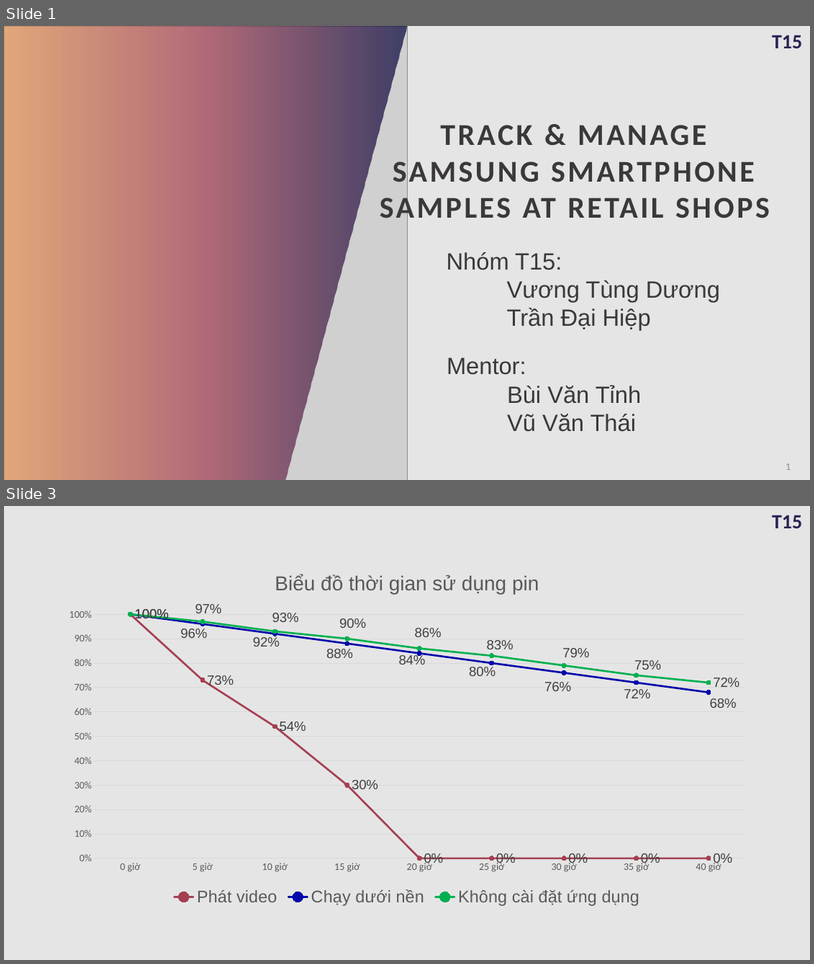
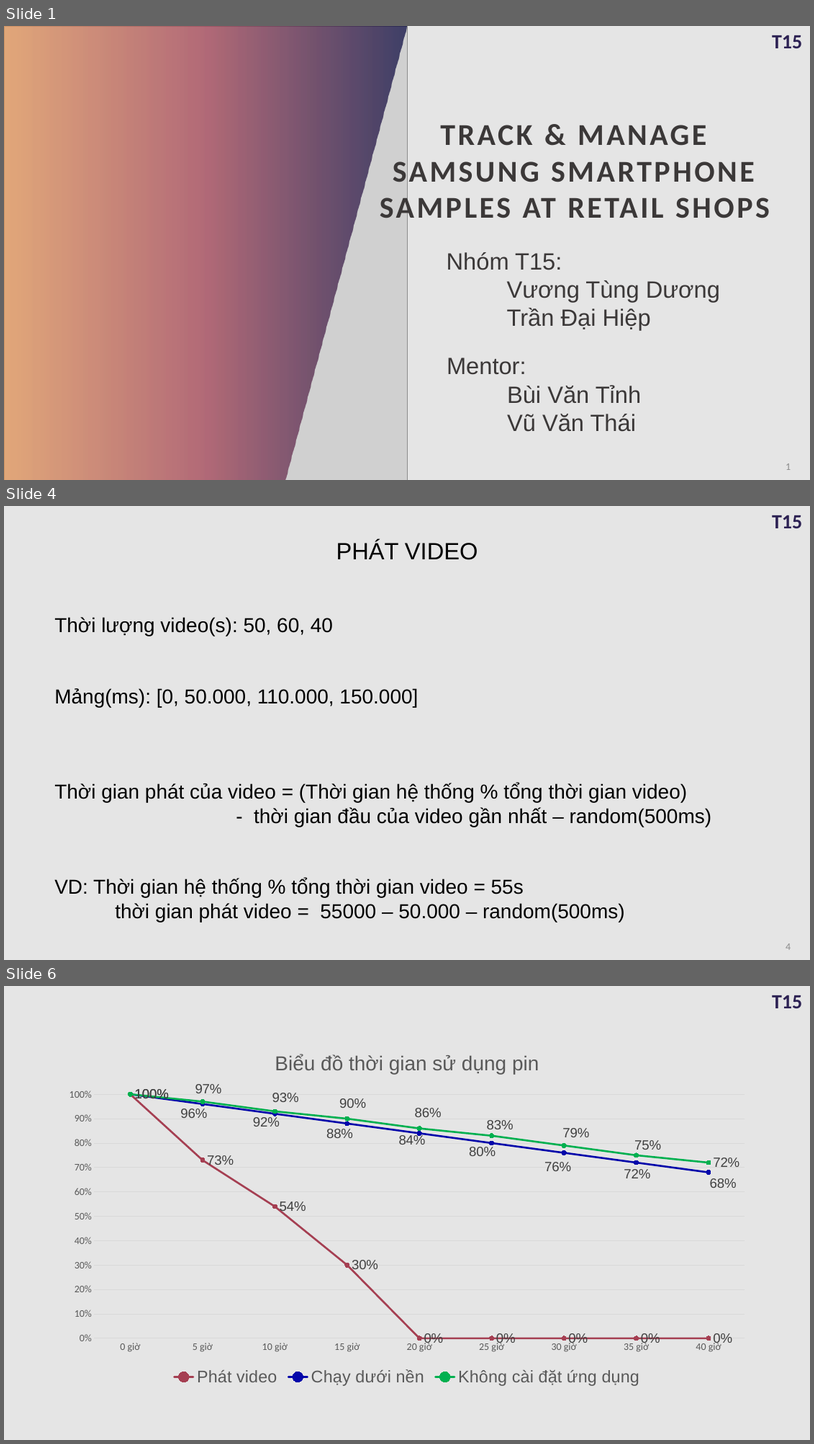
Before and after one commit to daihieptn97/share, a slide deck: Đồ án/BaoCao.pptx. Shown one above the other, each under a label of ours: slides 1 and 3 before the commit, slides 1, 4 and 6 after it; the slides between them are not shown. The pictures are 814x964 and 814x1444 pixels, drawn with LibreOffice and Linux fonts; fonts in the diff are those of the drawing; grey boxes stand for pictures. Boxes give left, top, right and bottom in pixels: in the first picture for what was removed or moved away, otherwise in the second. Text is boxed around its words. In the diff, an @@ line names an element or a change of style, - is before the commit and + after.

```diff
--- a/Đồ án/BaoCao.pptx
+++ b/Đồ án/BaoCao.pptx
@@ slide 4 added at [4, 506, 810, 960], background #E5E5E5; not listed: 1 template element that a slide beside it also shows @@
@@ text added at [337, 541, 478, 560], 28 pt, text #000000 @@
+PHÁT VIDEO
@@ text added at [54, 617, 333, 636], 24 pt, text #000000 @@
+Thời lượng video(s): 50, 60, 40
@@ text added at [54, 688, 418, 707], 24 pt, text #000000 @@
+Mảng(ms): [0, 50.000, 110.000, 150.000]
@@ text added at [54, 782, 712, 826], 24 pt, text #000000 @@
+Thời gian phát của video = (Thời gian hệ thống % tổng thời gian video)
+- thời gian đầu của video gần nhất – random(500ms)
@@ text added at [54, 878, 625, 921], 24 pt, text #000000 @@
+VD: Thời gian hệ thống % tổng thời gian video = 55s
+thời gian phát video = 55000 – 50.000 – random(500ms)
@@ page number added at [786, 943, 791, 950], 12 pt, text #8C8C8C @@
+4
@@ what was slide 3 is now slide 6 @@
```
Also in this commit, not shown: 2 slides changed, 2 other slides added, 1 other file.
